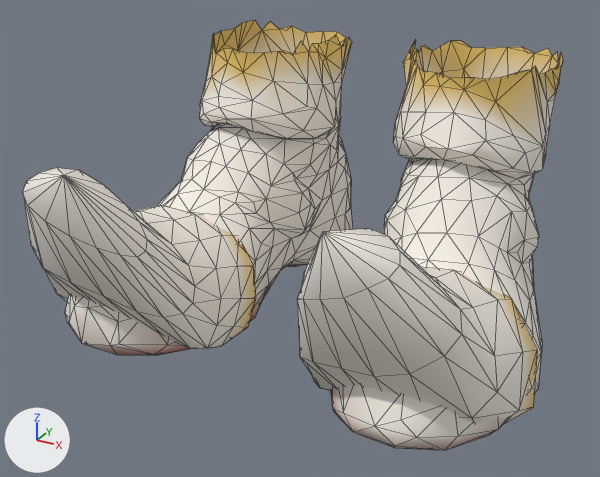
The glTF model assets_src/armor/aydor_0/cloth_b_feet.glb, before and after one commit.
Rendered twice from a 50 mm camera at (0.288, -0.603, 0.342) aimed at (-0.007, -0.066, 0.074). The axes (+X, +Y, +Z) are drawn at lower left. The lights are the same throughout. The first picture is the older version. Mesh edges are drawn as thin lines. Vertices at exactly the same position are counted once.

Names of what the first picture shows: 'cloth_b_feet'.
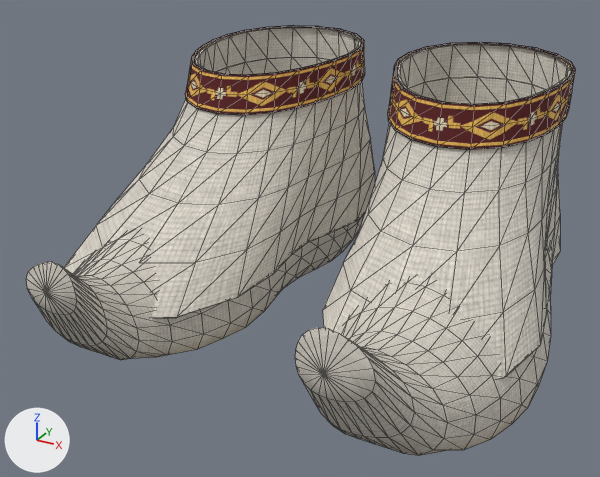
Changed parts and their boxes (x1, y1, x2, y2) in the pictures (600 x 477 px):
'cloth_b_feet', surface changed, reshaped: before (23, 20, 563, 450); after (26, 26, 575, 456)
part 1 of me_cloth_b_feet, rebuilt (8% wider, 13% shorter): before (65, 20, 353, 355); after (64, 27, 375, 318)
part 2 of me_cloth_b_feet, rebuilt (6% wider, 18% shorter): before (330, 40, 563, 450); after (323, 44, 571, 379)
part 3 of me_cloth_b_feet, rebuilt: before (23, 168, 256, 349); after (26, 214, 365, 360)
part 4 of me_cloth_b_feet, rebuilt: before (297, 228, 537, 424); after (295, 242, 552, 456)
part 5 of me_cloth_b_feet, added: after (388, 42, 575, 150)
part 6 of me_cloth_b_feet, added: after (185, 26, 365, 115)

What changed in the scene script:
```text
Add img_band_n_png:
    img_band_n_png = load_image('band_n.png', '../textures/band_n.png', 256, 128, 'Non-Color')
Add img_band_c_png:
    img_band_c_png = load_image('band_c.png', '../textures/band_c.png', 256, 128, 'sRGB')
Add img_band_orm_png:
    img_band_orm_png = load_image('band_orm.png', '../textures/band_orm.png', 256, 128, 'Non-Color')
Add img_cloth_orm_png:
    img_cloth_orm_png = load_image('cloth_orm.png', '../textures/cloth_orm.png', 256, 256, 'Non-Color')
Add img_cloth_n_png:
    img_cloth_n_png = load_image('cloth_n.png', '../textures/cloth_n.png', 256, 256, 'Non-Color')
Add img_cloth_c_png:
    img_cloth_c_png = load_image('cloth_c.png', '../textures/cloth_c.png', 256, 256, 'sRGB')
Change mat_cloth:
    remove # nodes: BsdfPrincipled, OutputMaterial, VertexColor
    nodes: BsdfPrincipled, Mix, NormalMap, OutputMaterial, SeparateColor, TexImage x3, VertexColor
    uses the picture img_cloth_c_png
    uses the picture img_cloth_n_png
    uses the picture img_cloth_orm_png
Add mat_band:
    mat_band = bpy.data.materials.new('band')
    # uses the picture img_band_c_png
    # uses the picture img_band_n_png
    # uses the picture img_band_orm_png
Change me_cloth_b_feet:
    used by ob_cloth_b_feet; location = (0.0, 0.0, 0.0)
    remove me_cloth_b_feet.from_pydata(...)  # 889 vertices, 1651 faces; spans x -0.197..0.197, y -0.232..0.136, z -0.007..0.217
    add me_cloth_b_feet.from_pydata(...)  # 1344 vertices, 2504 faces; spans x -0.205..0.197, y -0.245..0.147, z -0.007..0.206
    me_cloth_b_feet part 1: the loose piece of 365 vertices spanning x -0.193..-0.03, y -0.192..0.136, z -0.007..0.215 is rebuilt with 176 vertices and now spans x -0.205..-0.004, y -0.189..0.146, z 0.033..0.204
    me_cloth_b_feet part 2: the loose piece of 330 vertices spanning x 0.027..0.195, y -0.195..0.136, z -0.007..0.217 is rebuilt with 176 vertices and now spans x 0.013..0.194, y -0.174..0.133, z 0.034..0.204
    me_cloth_b_feet part 3: the loose piece of 97 vertices spanning x -0.197..-0.036, y -0.232..-0.06, z -0.007..0.162 is rebuilt with 386 vertices and now spans x -0.2..-0.021, y -0.244..0.147, z -0.007..0.147
    me_cloth_b_feet part 4: the loose piece of 97 vertices spanning x 0.036..0.197, y -0.231..-0.061, z -0.007..0.161 is rebuilt with 386 vertices and now spans x 0.021..0.197, y -0.245..0.147, z -0.007..0.146
    me_cloth_b_feet part 5: a new loose piece of 110 vertices spanning x 0.022..0.165, y -0.046..0.132, z 0.16..0.206, in mat_band
    me_cloth_b_feet part 6: a new loose piece of 110 vertices spanning x -0.168..-0.021, y -0.046..0.134, z 0.16..0.206, in mat_band
    add me_cloth_b_feet.materials.append(mat_band)
```
